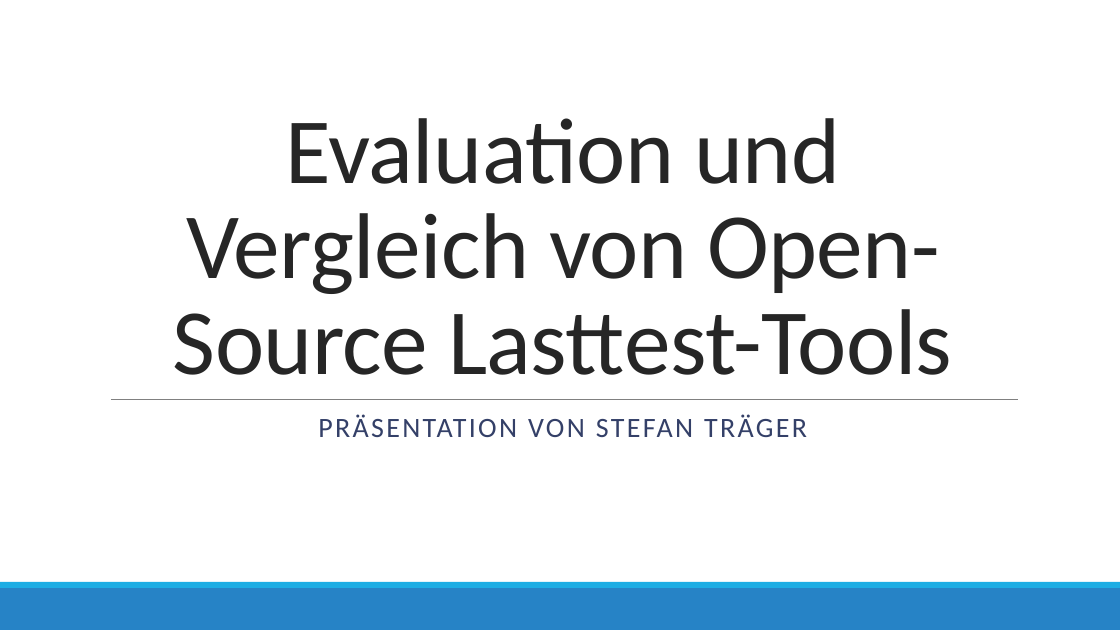
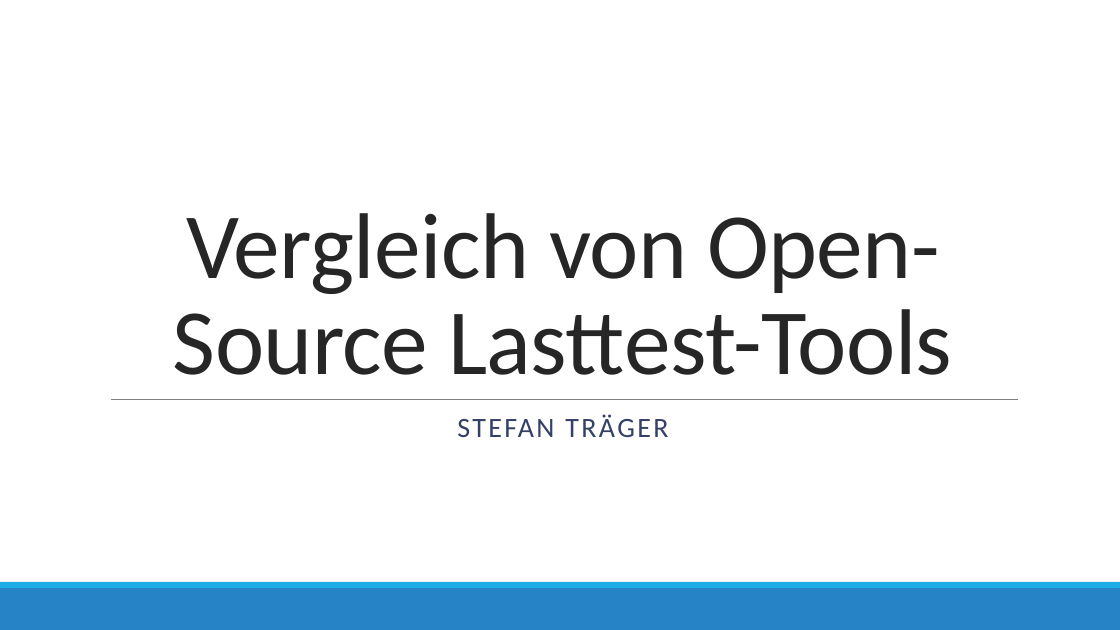
Before and after one commit to StTraeger/sqs-car-webservice, a slide deck: slide 1 of sqsdemoserver/LoadTesting.pptx. Drawn at 1120x630 pixels with LibreOffice and Linux fonts; fonts in the diff are those of the drawing. Boxes give left, top, right and bottom in pixels: in the first picture for what was removed or moved away, otherwise in the second. Text is boxed around its words. In the diff, an @@ line names an element or a change of style, - is before the commit and + after.

```diff
--- a/sqsdemoserver/LoadTesting.pptx
+++ b/sqsdemoserver/LoadTesting.pptx
@@ title at <box>173,213,952,375</box>: text changed @@
-Evaluation und Vergleich von Open-Source Lasttest-Tools
+Vergleich von Open-Source Lasttest-Tools
@@ subtitle at <box>457,414,668,437</box>: text changed @@
-PRÄSENTATION VON STEFAN TRÄGER
+STEFAN TRÄGER
```
Also in this commit, not shown: 20 other slides changed, 1 slide added, 2 slides removed.
